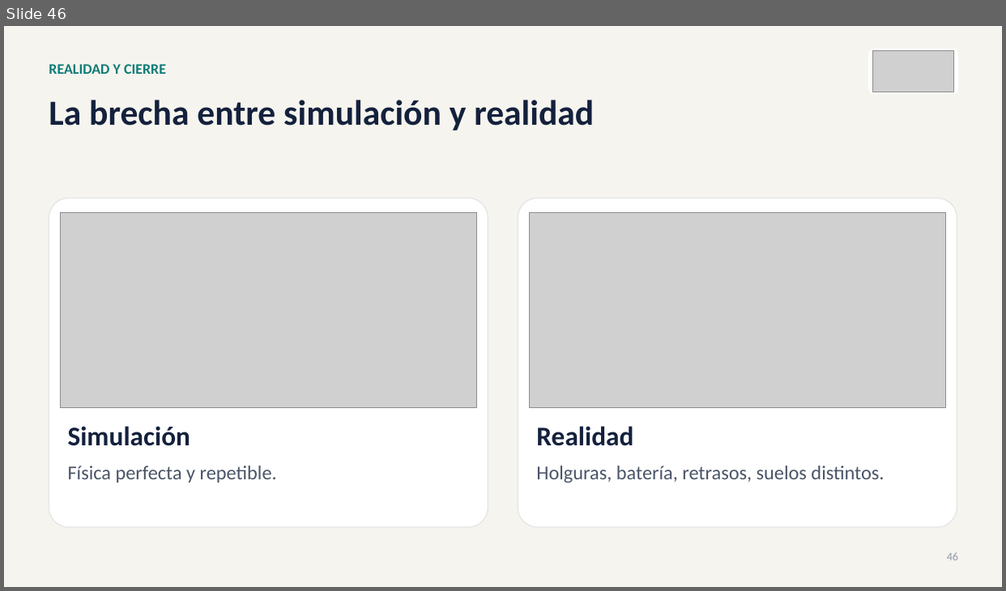
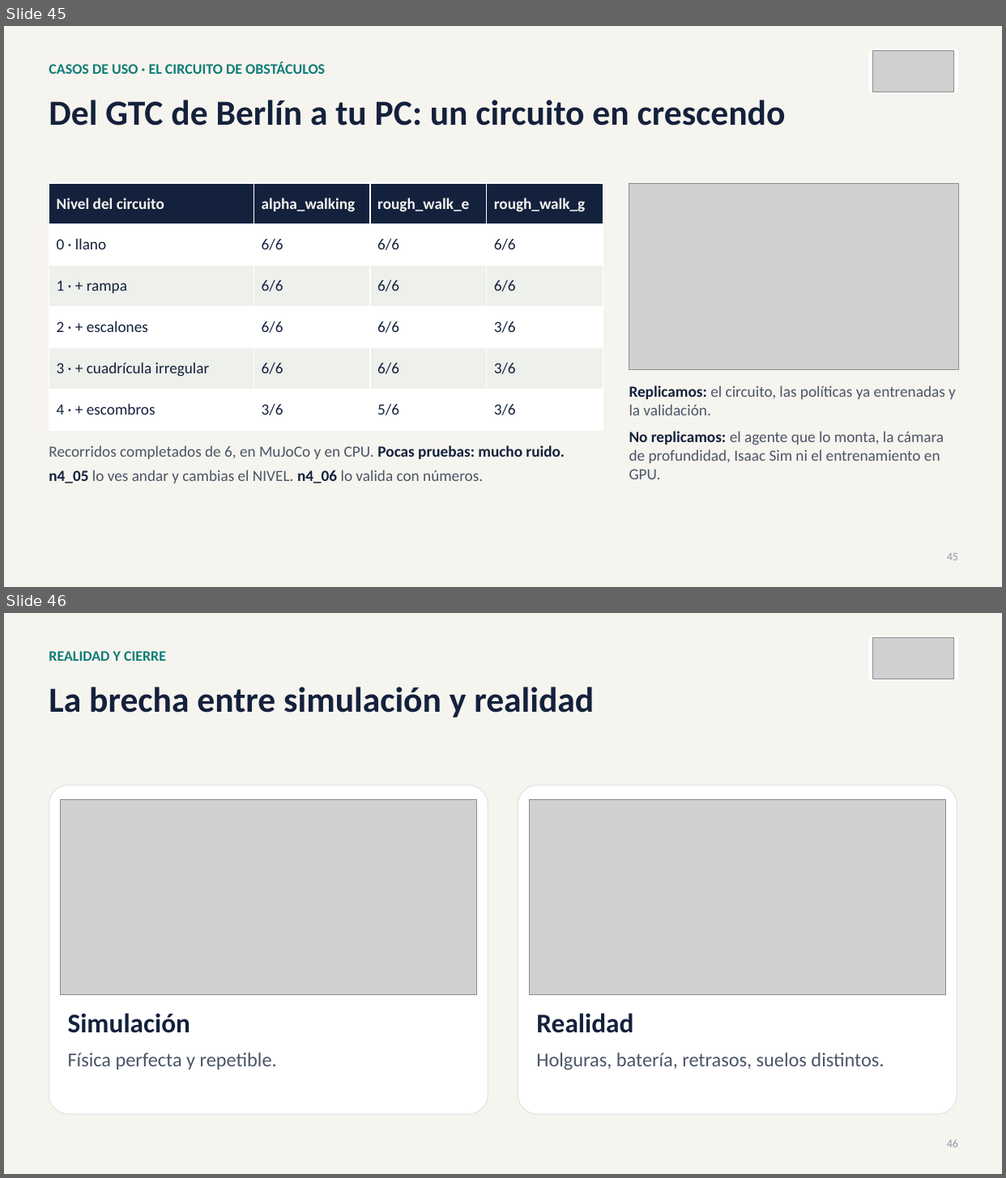
Before and after one commit to david2526IA/taller_microduck_windows, a slide deck: workshop-ia-fisica/presentaciones/Presentacion_03_taller_completo.pptx. Shown one above the other, each under a label of ours: slide 46 before the commit, slides 45 and 46 after it. The pictures are 1006x591 and 1006x1178 pixels, drawn with LibreOffice and Linux fonts; fonts in the diff are those of the drawing; grey boxes stand for pictures. Boxes give left, top, right and bottom in pixels: in the first picture for what was removed or moved away, otherwise in the second. Text is boxed around its words. In the diff, an @@ line names an element or a change of style, - is before the commit and + after.

```diff
--- a/workshop-ia-fisica/presentaciones/Presentacion_03_taller_completo.pptx
+++ b/workshop-ia-fisica/presentaciones/Presentacion_03_taller_completo.pptx
@@ slide 45 added at [4, 26, 1002, 587], background #F6F4EE @@
@@ rounded rectangle added at [868, 49, 958, 94], fill #FFFFFF @@
@@ text added at [49, 62, 325, 74], 14 pt, text #0F7C78, bold @@
+CASOS DE USO · EL CIRCUITO DE OBSTÁCULOS
@@ picture added at [873, 50, 954, 92] @@
@@ text added at [49, 100, 786, 126], 34 pt, text #14213D, bold @@
+Del GTC de Berlín a tu PC: un circuito en crescendo
@@ table added at [49, 183, 602, 430], 6 rows, 4 columns @@
+Nivel del circuito | alpha_walking | rough_walk_e | rough_walk_g
+0 · llano | 6/6 | 6/6 | 6/6
+1 · + rampa | 6/6 | 6/6 | 6/6
+2 · + escalones | 6/6 | 6/6 | 3/6
+3 · + cuadrícula irregular | 6/6 | 6/6 | 3/6
+4 · + escombros | 3/6 | 5/6 | 3/6
@@ picture added at [629, 183, 958, 370] @@
@@ text added at [629, 386, 956, 480], 15 pt, text #4A5568 @@
+Replicamos: el circuito, las políticas ya entrenadas y la validación.
+No replicamos: el agente que lo monta, la cámara de profundidad, Isaac Sim ni el entrenamiento en GPU.
@@ text added at [49, 446, 565, 484], 15 pt, text #4A5568 @@
+Recorridos completados de 6, en MuJoCo y en CPU. Pocas pruebas: mucho ruido.
+n4_05 lo ves andar y cambias el NIVEL. n4_06 lo valida con números.
@@ text added at [947, 553, 958, 561], 11 pt, text #8F99AB @@
+45
```
Also in this commit, not shown: 11 slides changed, 1 other slide added, 2 slides removed, 16 other files.
